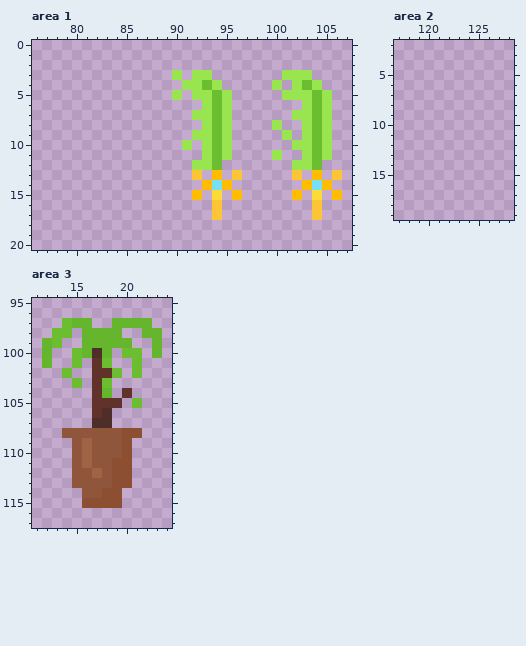
File history of a pixel-art file, wcale-nie-noita/test2.aseprite. This is how it looked before the edit.
400x200 pixels, 1 frame. Colours within 5 levels of each other are drawn and written as one. Shown: area 1: x 76..107, y 0..20; area 2: x 117..128, y 2..19; area 3: x 11..24, y 95..117. The commit also changed other parts of the picture, which this record leaves out.
The same view after the edit:
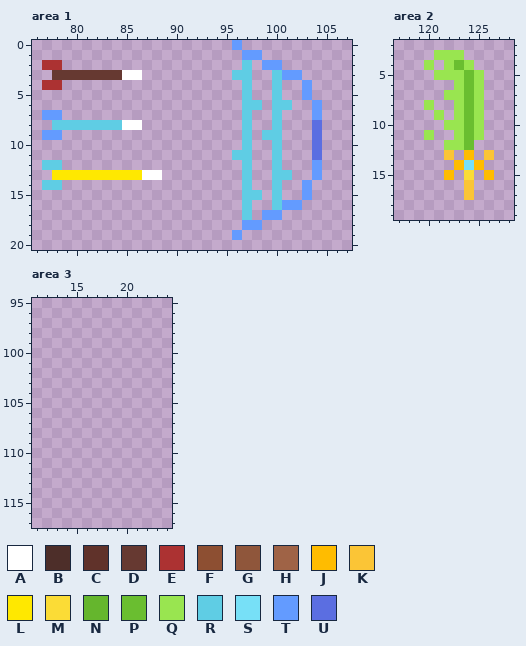
Palette (. is transparent): A #ffffff  B #4d2e29  C #60322a  D #663931  E #ac3232  F #8d4f32  G #8f563b  H #9f6346  J #ffbc00  K #fbc536  L #ffe800  M #fbdc36  N #65b62d  P #6abe30  Q #99e550  R #5fcde4  S #77e0f7  T #639bff  U #5b6ee1
Diff:
--- area 1
@@ x 76..107 @@
- 0 ................................
- 1 ................................
- 2 ................................
- 3 ..............Q.QQ.......QQQ....
- 4 ...............QQPQ.....Q.QPQ...
- 5 ..............Q.QQPQ.....QQQPQ..
- 6 .................QPQ.......QPQ..
- 7 ................QQPQ......QQPQ..
- 8 .................QPQ....Q..QPQ..
- 9 ................QQPQ.....Q.QPQ..
-10 ...............Q.QPQ......QQPQ..
-11 .................QPQ....Q..QPQ..
-12 ................QQP.......QQP...
-13 ................K.J.K.....K.J.K.
-14 .................JSJ.......JSJ..
-15 ................J.M.J.....J.M.J.
-16 ..................K.........K...
-17 ..................K.........K...
-18 ................................
-19 ................................
+ 0 ....................T...........
+ 1 .....................TT.........
+ 2 .EE..................R.TT.......
+ 3 ..DDDDDDDAA.........RR..RTT.....
+ 4 .EE..................R..R..T....
+ 5 .....................R..R..T....
+ 6 .....................RR.RR..T...
+ 7 .TT..................R..R...T...
+ 8 ..RRRRRRRAA..........R..R...U...
+ 9 .TT..................R.RR...U...
+10 .....................R..R...U...
+11 ....................RR..R...U...
+12 .RR..................R..R...T...
+13 ..LLLLLLLLLAA........R..RR..T...
+14 .RR..................R..R..T....
+15 .....................RR.R..T....
+16 .....................R..RTT.....
+17 .....................R.TT.......
+18 .....................TT.........
+19 ....................T...........
 20 ................................
--- area 2
@@ x 117..128 @@
  2 ............
- 3 ............
- 4 ............
- 5 ............
- 6 ............
- 7 ............
- 8 ............
- 9 ............
-10 ............
-11 ............
-12 ............
-13 ............
-14 ............
-15 ............
-16 ............
-17 ............
+ 3 ....QQQ.....
+ 4 ...Q.QPQ....
+ 5 ....QQQPQ...
+ 6 ......QPQ...
+ 7 .....QQPQ...
+ 8 ...Q..QPQ...
+ 9 ....Q.QPQ...
+10 .....QQPQ...
+11 ...Q..QPQ...
+12 .....QQP....
+13 .....K.J.K..
+14 ......JSJ...
+15 .....J.M.J..
+16 .......K....
+17 .......K....
 18 ............
--- area 3
@@ x 11..24 @@
  96 ..............
- 97 ...PNN..NNNN..
- 98 ..PP.NNNN..NN.
- 99 .NP..NNNNN..N.
-100 .N..PNBN.PP.N.
-101 .N..P.CP..P...
-102 ...P..CCP.P...
-103 ....P.CP......
-104 ......CN.C....
-105 ......CCC.P...
-106 ......CB......
-107 ......BB......
-108 ...GGGGGGFF...
-109 ....GHGGGF....
-110 ....GHGGGF....
-111 ....GHGGFF....
-112 ....GGHGFF....
-113 ....GGGGFF....
-114 .....GGFF.....
-115 .....FFFF.....
+ 97 ..............
+ 98 ..............
+ 99 ..............
+100 ..............
+101 ..............
+102 ..............
+103 ..............
+104 ..............
+105 ..............
+106 ..............
+107 ..............
+108 ..............
+109 ..............
+110 ..............
+111 ..............
+112 ..............
+113 ..............
+114 ..............
+115 ..............
 116 ..............
Pixel boxes of the changes (left, top, right, bottom) in both pictures:
changed: (42, 40, 342, 240)
added: (424, 50, 494, 200)
erased: (42, 318, 162, 508)
